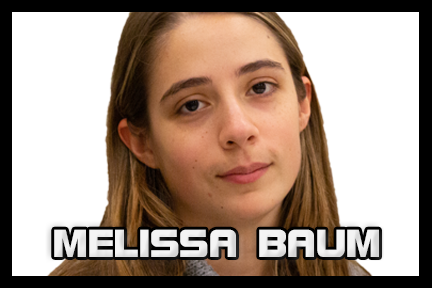
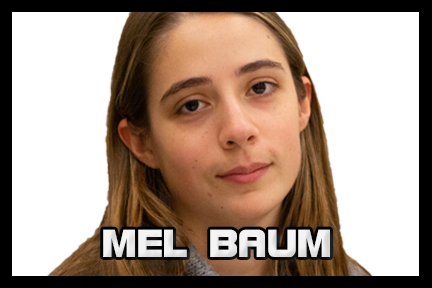
Layer changes from the first 432 x 288 image to the second:
renamed "MELISSA BAUM" to "MEL BAUM", painted on it over [54, 229, 379, 257]
